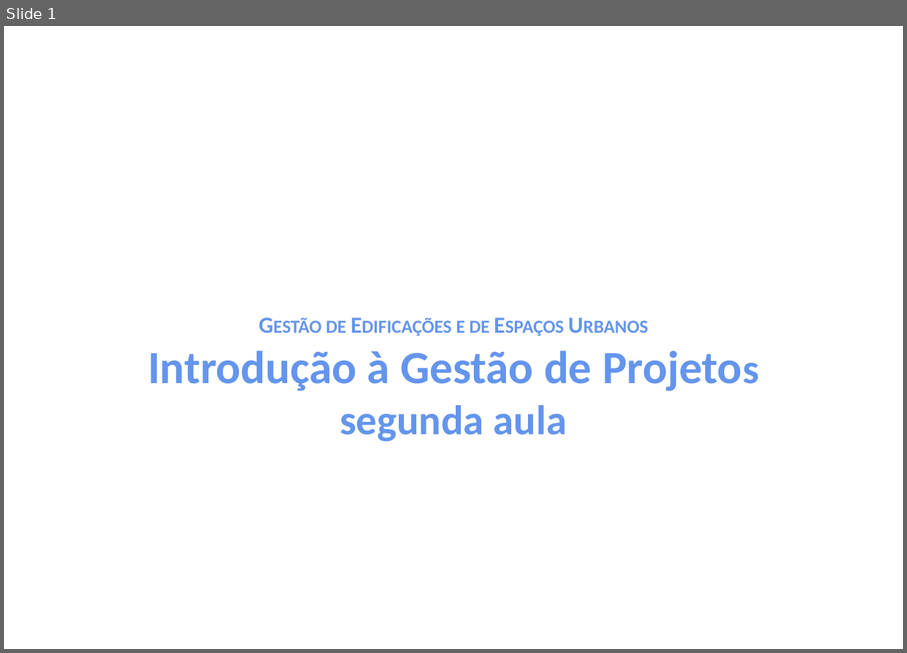
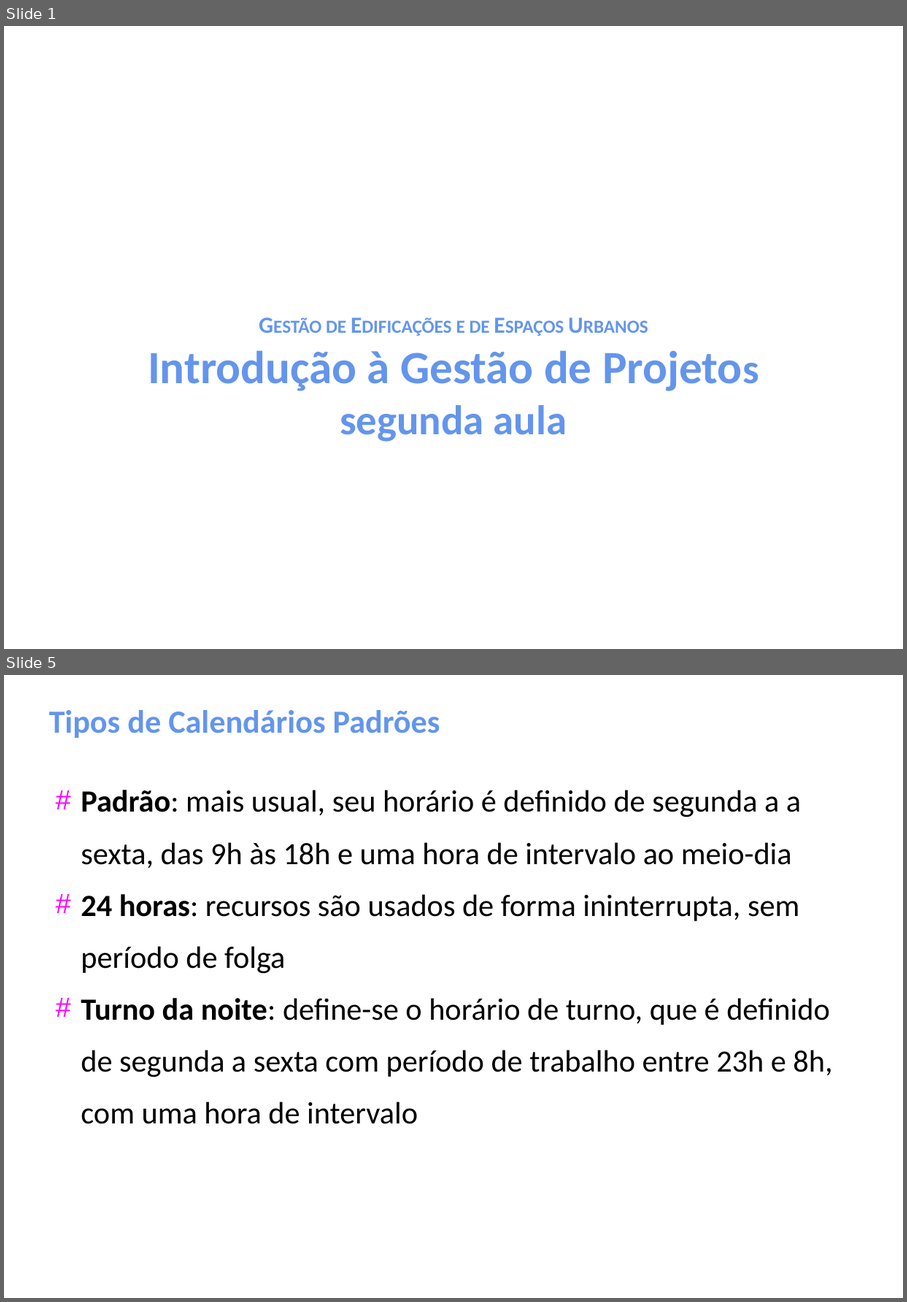
Before and after one commit to gomesluiz/gestao-de-projetos, a slide deck: aulas/project-aula-02.odp. Shown one above the other, each under a label of ours: slide 1 before the commit, slides 1 and 5 after it; the slides between them are not shown. The pictures are 907x653 and 907x1302 pixels, drawn with LibreOffice and Linux fonts; fonts in the diff are those of the drawing. Boxes give left, top, right and bottom in pixels: in the first picture for what was removed or moved away, otherwise in the second. Text is boxed around its words. In the diff, an @@ line names an element or a change of style, - is before the commit and + after.

```diff
--- a/aulas/project-aula-02.odp
+++ b/aulas/project-aula-02.odp
@@ slide 5 added at (4, 675, 903, 1298), background #FFFFFF @@
@@ title added at (49, 710, 441, 738), 28 pt, text #6495ED, bold @@
+Tipos de Calendários Padrões
@@ text added at (81, 790, 833, 1124), 26.8 pt, text #000000 @@
+# Padrão: mais usual, seu horário é definido de segunda a a sexta, das 9h às 18h e uma hora de intervalo ao meio-dia
+# 24 horas: recursos são usados de forma ininterrupta, sem período de folga
+# Turno da noite: define-se o horário de turno, que é definido de segunda a sexta com período de trabalho entre 23h e 8h, com uma hora de intervalo
```
Also in this commit, not shown: 17 other slides added.
